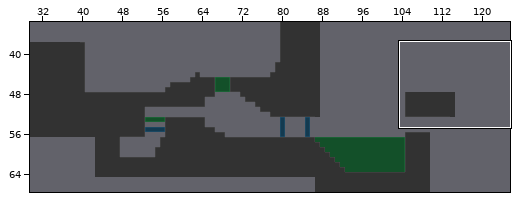
A Tiled map gets an edit: maps/level-01.tmx. The picture above shows the old version from afar; the outline marks the close-up.
Close-up. Before:
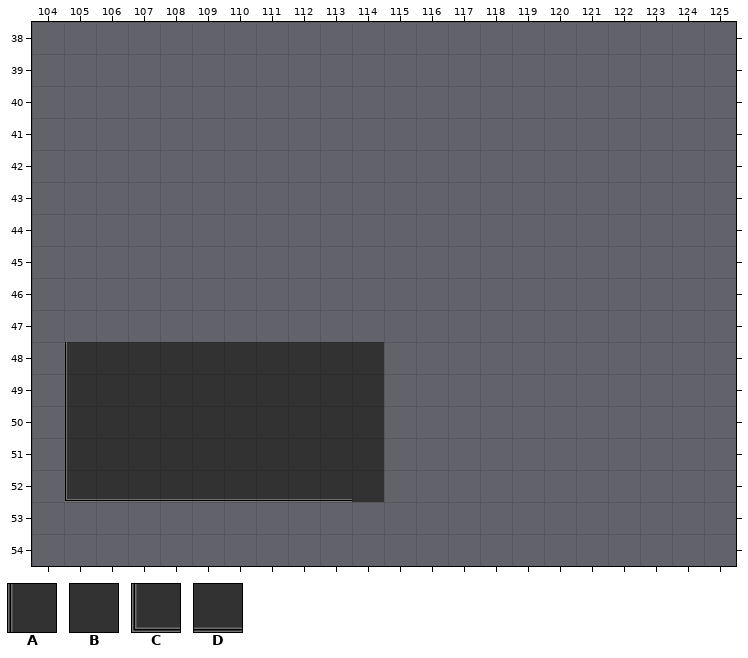
Cells are 64x64 px. Shown: x 104..125, y 38..54. The commit also changed other parts of the map, which this record leaves out.
Key: from "gray": A 9, B 10, C 13, D 14.
_ is an empty cell.
Layer "solid-1" before, first column x 104:
38 ______________________
39 ______________________
40 ______________________
41 ______________________
42 ______________________
43 ______________________
44 ______________________
45 ______________________
46 ______________________
47 ______________________
48 _ABBBBBBBBB___________
49 _ABBBBBBBBB___________
50 _ABBBBBBBBB___________
51 _ABBBBBBBBB___________
52 _CDDDDDDDDB___________
53 ______________________
54 ______________________
And afterwards:
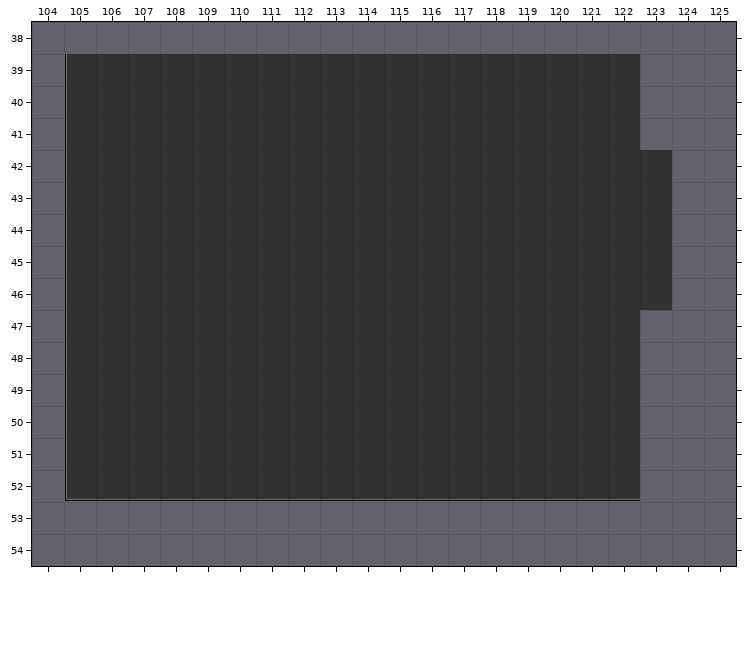
The exact change:
Layer "solid-1":
Tile A now appears in rows 39 to 47 at x 105.
Tile B now appears in rows 39 to 41 at x 106 to 122; in rows 42 to 46 at x 106 to 123; in row 47 at x 106 to 122; in rows 48 to 51 at x 115 to 122.
The author changed tile B to tile D in row 52 at x 114.
Tile D now appears in row 52 at x 115 to 122.
Pixel boxes of the changes (left, top, right, bottom) in both close-ups:
changed: (64, 54, 672, 502)
